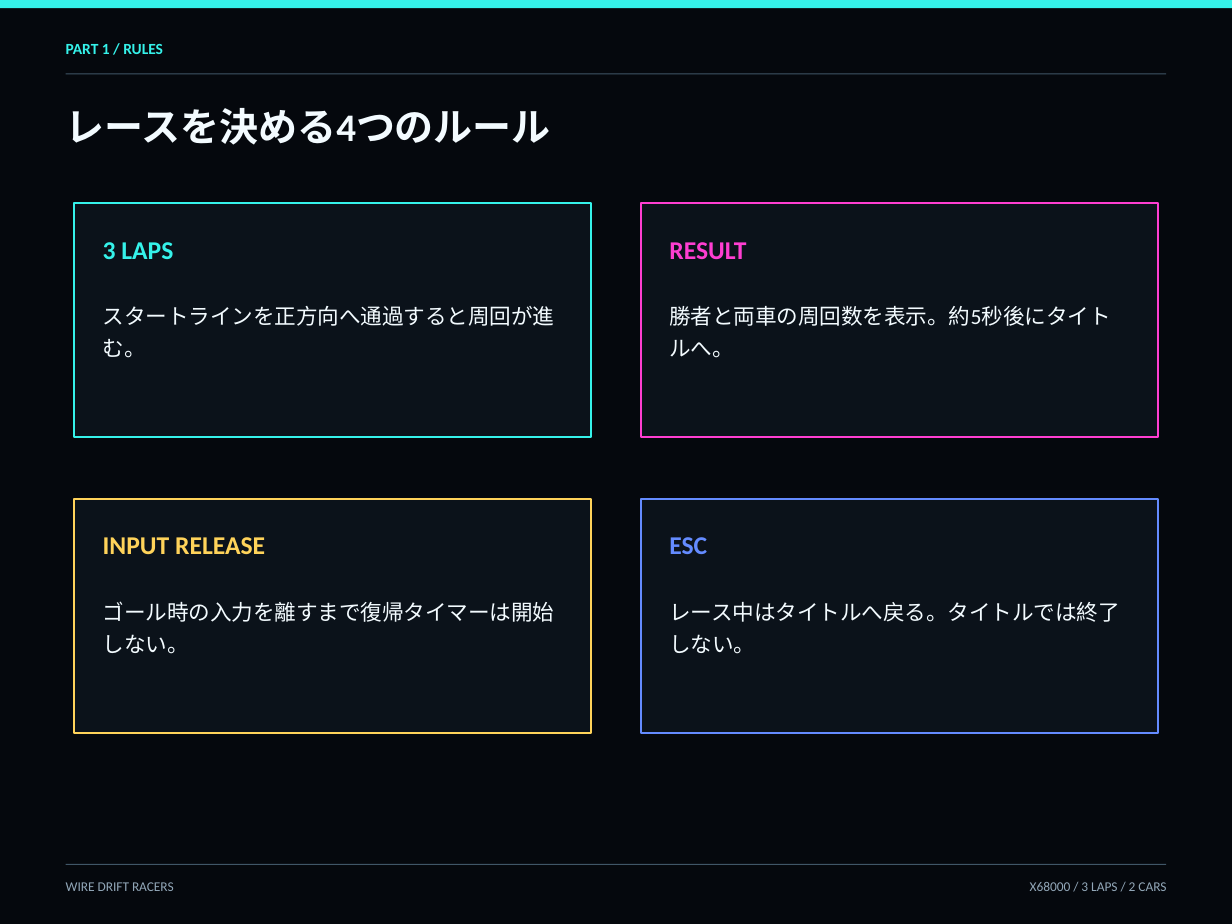
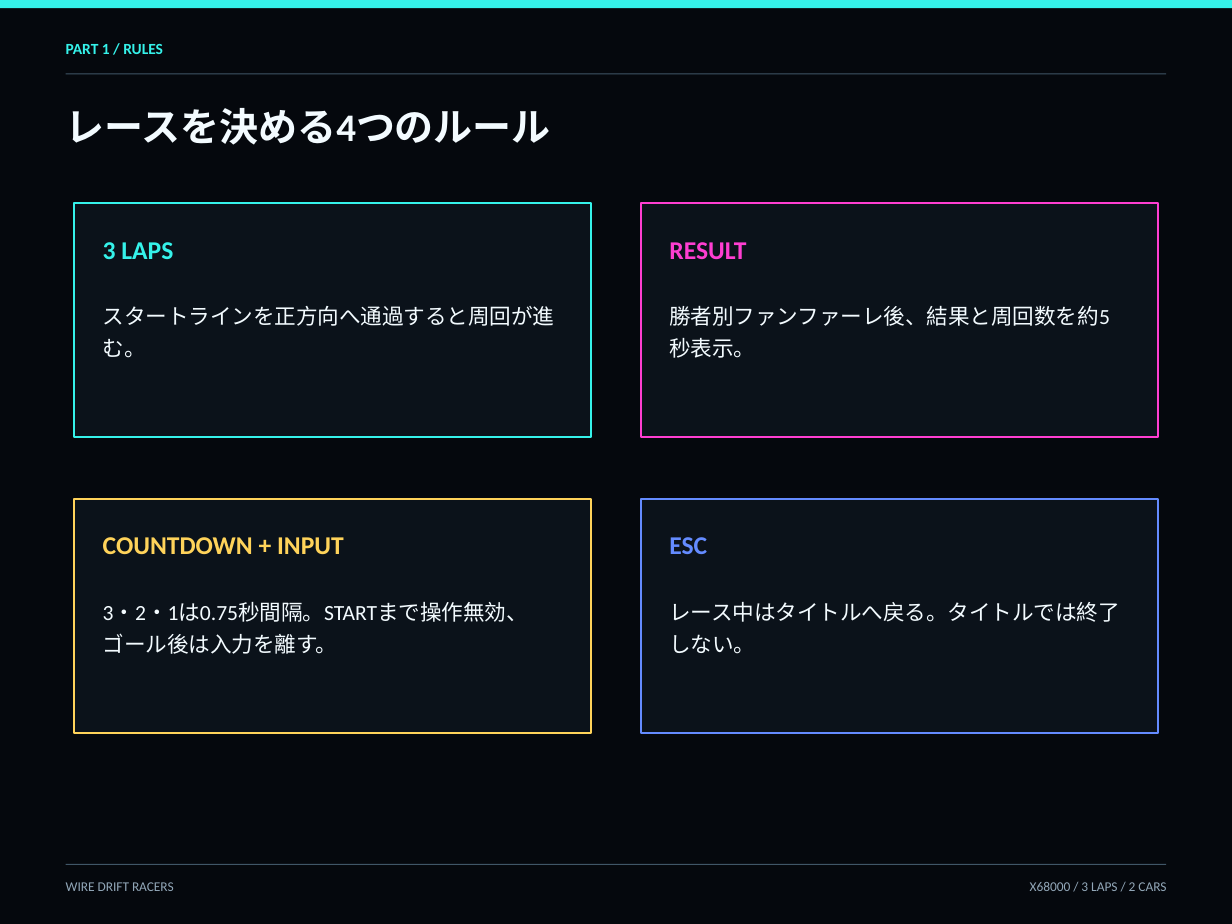
Before and after one commit to renatus-novus-x/wdrfrace, a slide deck: slide 8 of doc/manual-ja.pptx. Drawn at 1232x924 pixels with LibreOffice and Linux fonts; fonts in the diff are those of the drawing. Boxes give left, top, right and bottom in pixels: in the first picture for what was removed or moved away, otherwise in the second. Text is boxed around its words. In the diff, an @@ line names an element or a change of style, - is before the commit and + after.

```diff
--- a/doc/manual-ja.pptx
+++ b/doc/manual-ja.pptx
@@ text at (x1=669, y1=306, x2=1110, y2=358): text changed @@
-勝者と両車の周回数を表示。約5秒後にタイトルへ。
+勝者別ファンファーレ後、結果と周回数を約5秒表示。
@@ text at (x1=103, y1=537, x2=344, y2=554): text changed @@
-INPUT RELEASE
+COUNTDOWN + INPUT
@@ text at (x1=103, y1=602, x2=528, y2=654): text changed @@
-ゴール時の入力を離すまで復帰タイマーは開始しない。
+3・2・1は0.75秒間隔。STARTまで操作無効、ゴール後は入力を離す。
```
Also in this commit, not shown: 1 other slide changed, 16 other files.
